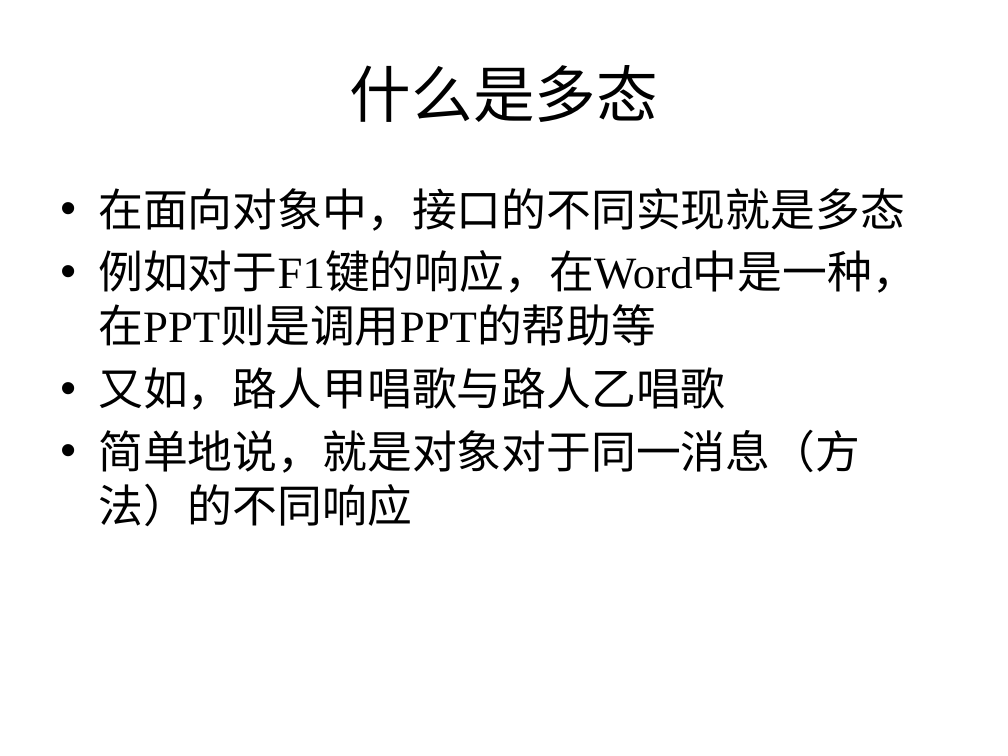
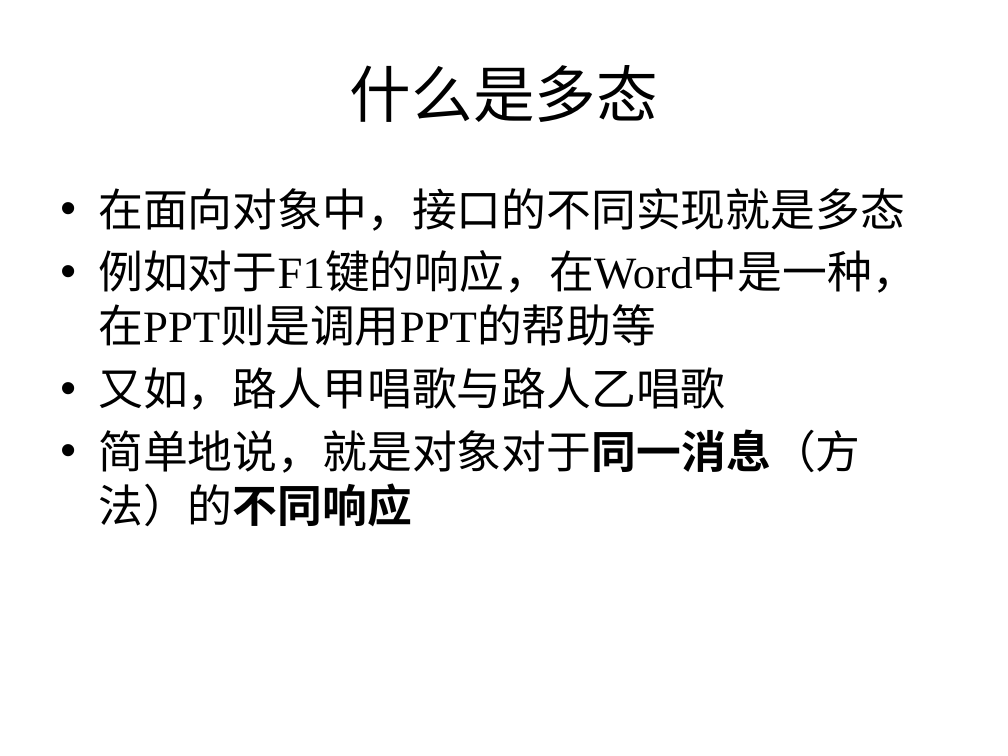
Before and after one commit to zhutao2015/JavaCourse, a slide deck: slide 2 of lesson5/class-polymorphism.pptx. Drawn at 1008x756 pixels with LibreOffice and Linux fonts; fonts in the diff are those of the drawing. Boxes give left, top, right and bottom in pixels: in the first picture for what was removed or moved away, otherwise in the second. Text is boxed around its words. In the diff, an @@ line names an element or a change of style, - is before the commit and + after.

```diff
--- a/lesson5/class-polymorphism.pptx
+++ b/lesson5/class-polymorphism.pptx
@@ text at (x1=98, y1=429, x2=860, y2=526): bold on in "简单地说，就是对象对于同一消息（方法）的不同响应" @@
```
Also in this commit, not shown: 6 other files.
